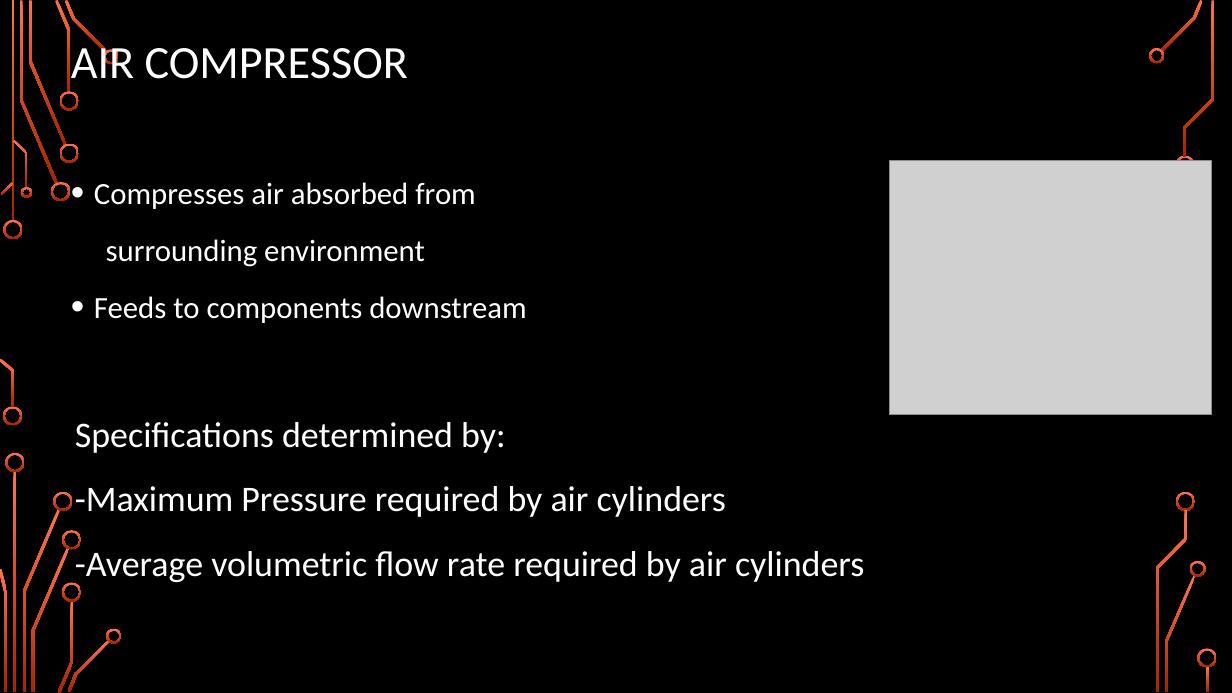
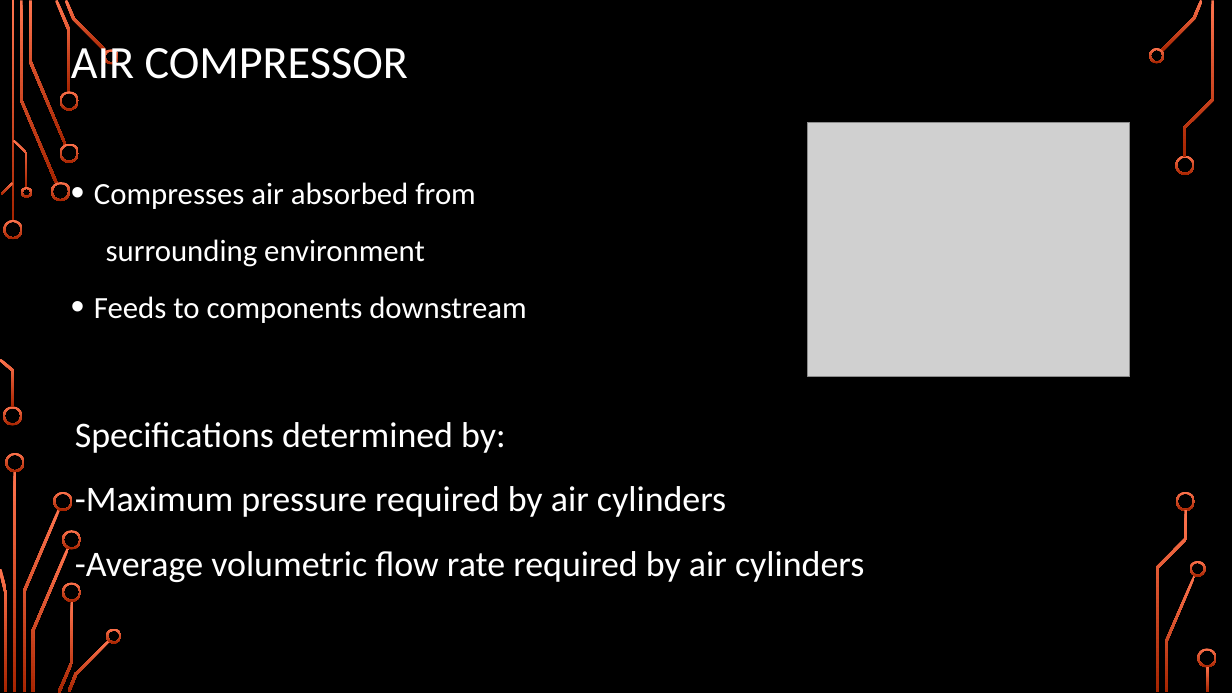
Before and after one commit to Logiant/AgileRoboticControls, a slide deck: slide 32 of Documentation/Presentation/Design Presentation/Design Presentation.pptx. Drawn at 1232x693 pixels with LibreOffice and Linux fonts; fonts in the diff are those of the drawing; grey boxes stand for pictures; background and template pictures are left out. Boxes give left, top, right and bottom in pixels: in the first picture for what was removed or moved away, otherwise in the second. Text is boxed around its words. In the diff, an @@ line names an element or a change of style, - is before the commit and + after.

```diff
--- a/Documentation/Presentation/Design Presentation/Design Presentation.pptx
+++ b/Documentation/Presentation/Design Presentation/Design Presentation.pptx
@@ picture: place and size @@
-picture at [890, 161, 1213, 415]
+picture at [808, 123, 1130, 377]
@@ text at [75, 486, 726, 517]: text changed @@
--Maximum Pressure required by air cylinders
+-Maximum pressure required by air cylinders
```
Also in this commit, not shown: 6 other slides changed.
